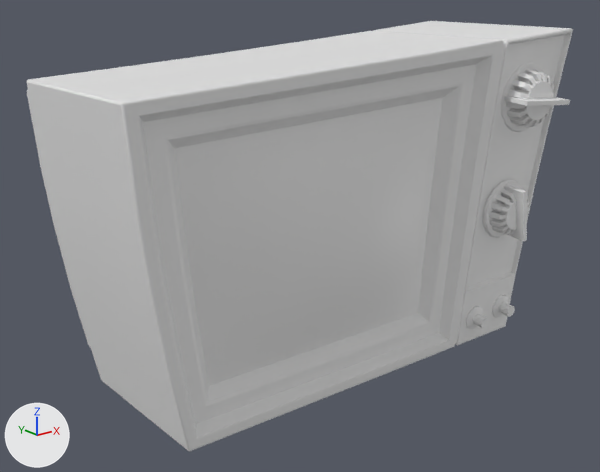
Before and after pictures for a commit that changed the FBX model _ART/Models/Living Room/SM_TV.fbx.
One viewpoint serves both versions: a 50 mm lens placed at (-2.39, -2.94, 1.75), pointed at (-0.01, 0.04, 0.56). The axes (+X, +Y, +Z) are drawn at lower left. The lights are the same throughout.

Before the edit, the objects in view are built like this:
```python
me_mesh = bpy.data.meshes.new('Mesh')
me_mesh.from_pydata(...)  # 1255 vertices, 1304 faces; spans x -1.18..1.12, y -0.69..0.96, z 0.0..1.52
me_mesh.materials.append(mat_metal)  # its picture is missing
ob_sm_tv_01 = bpy.data.objects.new('SM_TV_01', me_mesh)
ob_sm_tv_01.location = (0.0, 0.0, 0.0)
```
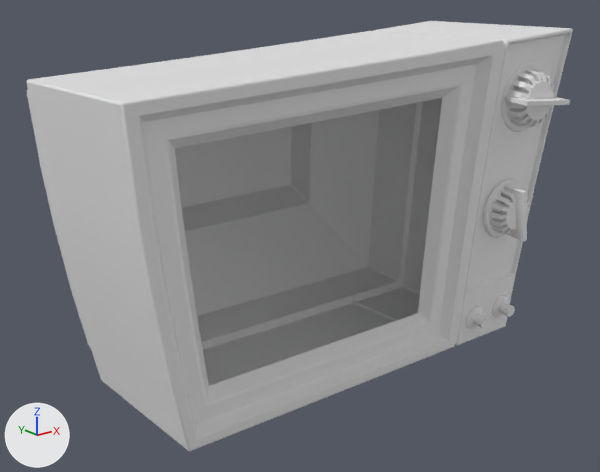
Boxes (x1, y1, x2, y2) around the edits, measured in the pictures (600 x 472 px):
```json
{"part": 1, "of": "me_mesh", "change": "deleted", "before": [175, 98, 442, 386]}
```

The change, as JSON lines over the scene's bpy script:
```json
{"block": "me_mesh", "where": "# used by ob_sm_tv_01; location = (0.0, 0.0, 0.0)"}
{"op": "remove", "block": "me_mesh", "code": "me_mesh.from_pydata(...)  # 1255 vertices, 1304 faces; spans x -1.18..1.12, y -0.69..0.96, z 0.0..1.52"}
{"op": "add", "block": "me_mesh", "code": "me_mesh.from_pydata(...)  # 1243 vertices, 1283 faces; spans x -1.18..1.12, y -0.69..0.96, z 0.0..1.52"}
{"block": "me_mesh", "change": "me_mesh part 1"}
{"block": "me_mesh", "change": "12 vertices are removed from x -0.71..0.23, y -0.5..-0.46, z 0.44..1.0"}
{"block": "me_mesh", "change": "21 faces are deleted"}
```
